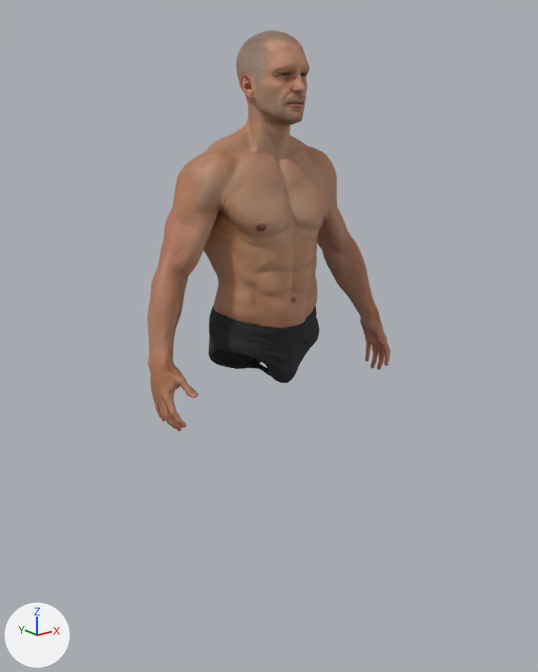
Before and after pictures for a commit that changed the glTF model muscle-studio/public/models/ecorche/male/skin-lite.glb.
Before and after are seen from a camera (50 mm lens) standing at (-1.356, -1.705, 1.617) and looking at (0.011, 0.005, 0.933). Every picture has the same lights, and +X, +Y and +Z are marked at lower left. The first picture is the older version. Where no turn or scale is listed for an object, it has been applied to the vertices. Vertices at exactly the same position are counted once.

Script lines for the objects in view, before the commit:
```python
me_body_m = bpy.data.meshes.new('Body_m')
me_body_m.from_pydata(...)  # 9817 vertices, 19503 faces; spans x -0.43..0.43, y -0.155..0.155, z -0.518..0.518
me_body_m.materials.append(mat_skin)
me_underwear_m = bpy.data.meshes.new('Underwear_m')
me_underwear_m.from_pydata(...)  # 5056 vertices, 9875 faces; spans x -0.184..0.184, y -0.14..0.14, z -0.118..0.118
me_underwear_m.materials.append(mat_fabric)  # black #27272b
ob_body_m = bpy.data.objects.new('Body_m', me_body_m)
ob_body_m.location = (0.0, -0.001, 1.284)
ob_underwear_m = bpy.data.objects.new('Underwear_m', me_underwear_m)
ob_underwear_m.location = (-0.001, 0.014, 0.925)
```
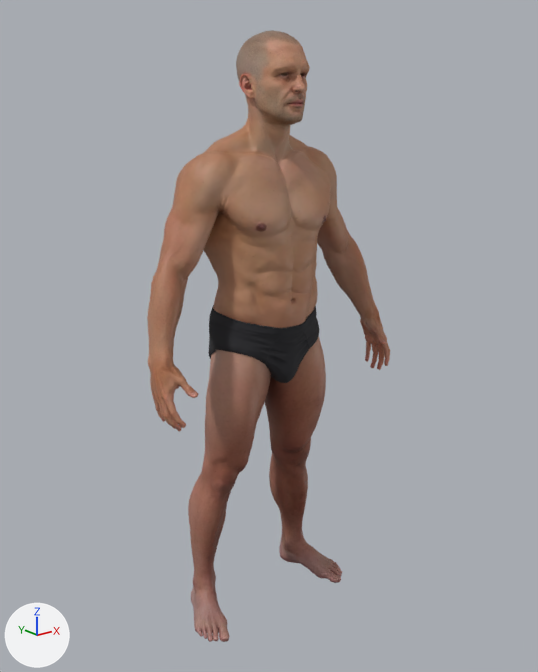
Commit message: Écorché skin: keep the legs

Where the newer file only moved an object's origin or applied its transform, the numbers keep the older frame.

The change in detail:
me_body_m is used by ob_body_m; location (0.0, -0.001, 1.284).
me_body_m had 9817 vertices, 19503 faces and spanned x -0.43..0.43, y -0.155..0.155, z -0.518..0.518.
me_body_m now has 12916 vertices, 25627 faces and spans x -0.43..0.43, y -0.155..0.16, z -1.284..0.518.
me_body_m part 1: a new loose piece of 3798 vertices spanning x -0.3..0.3, y -0.103..0.16, z -1.284..-0.341, in mat_skin.
Other edits to the shape of me_body_m do not show in these pictures.

Where the change shows, as pixel boxes [x1, y1, x2, y2] in the pictures (538 x 672 px):
'Body_m', reshaped (52% taller)
    before: [147, 30, 390, 432]
    after: [147, 30, 390, 642]
part 1 of me_body_m, added (brown)
    after: [188, 336, 342, 642]
